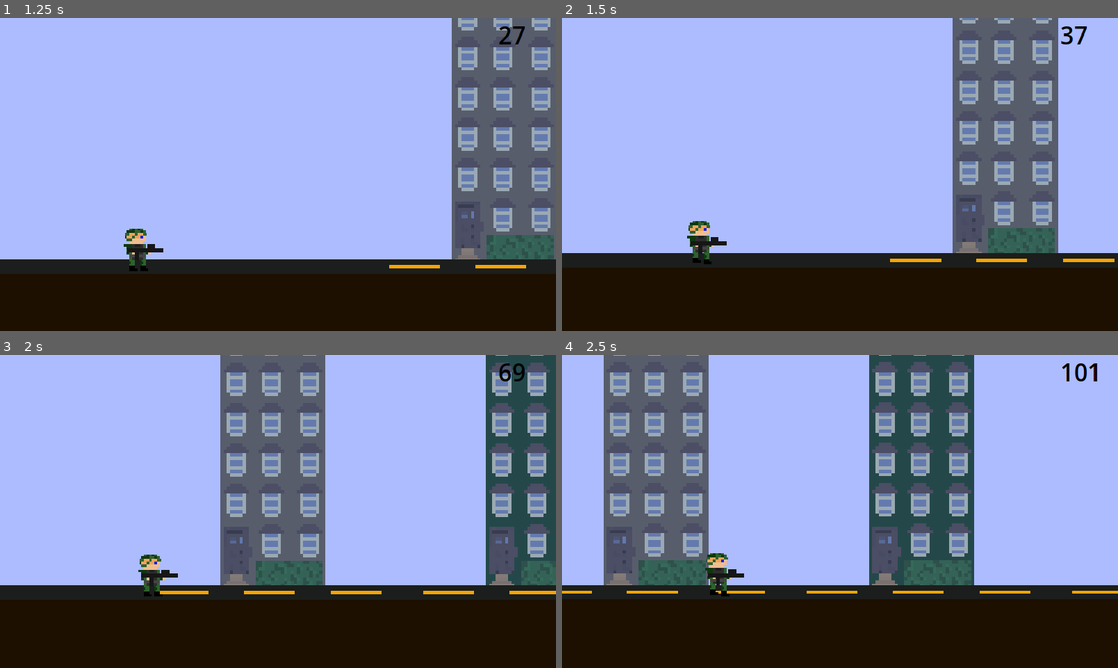
Above: before the commit, frames 1-4 (two rows, left to right).
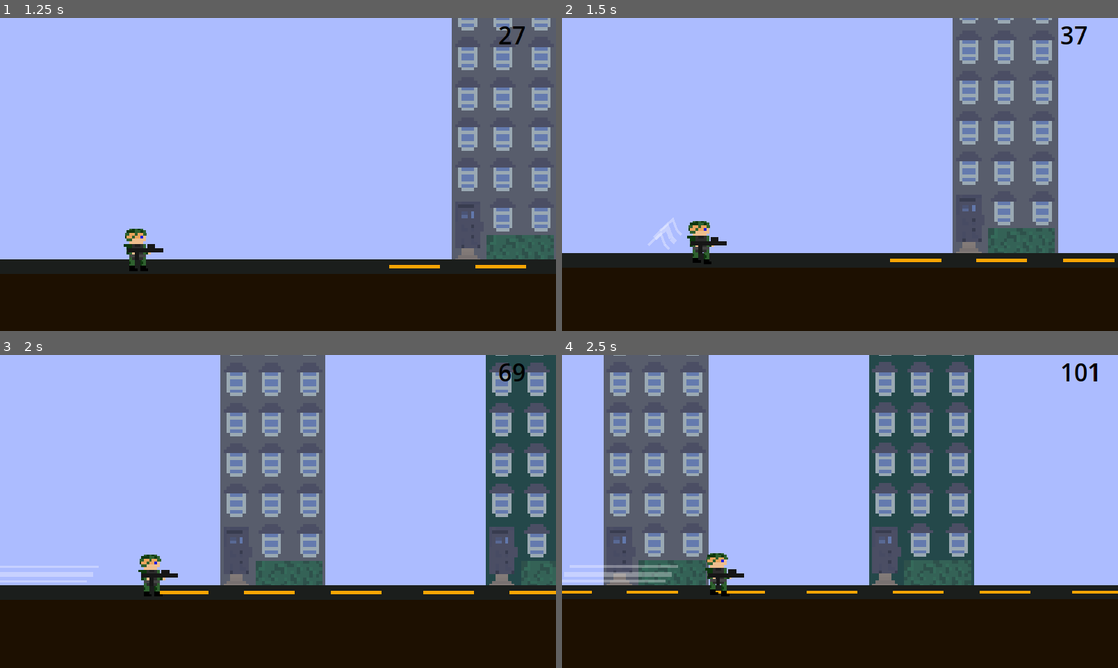
Above: after the commit, the same moments.

Repository: kir-55/Unstable
Game: Godot game, scene res://Scenes/menus/start_menu.tscn
The game is run twice, just before and just after one commit, with the same random seed, the same clock (stepped at 60 frames per second) and the same inputs.
Inputs (mouse positions are in pixels of both pictures, inside the frame that each line leads up to):
- Up to frame 1 (1.25 s): click "Play" at 0.5 s
- Up to frame 2 (1.5 s): move the mouse to (962, 158) at 1.27 s; hold Space (up) from 1.28 s (still down); tap S (bottom) at 1.35 s
- Up to frame 3 (2 s): keep holding Space (up); tap Shift (dash) at 1.55 s
- Up to frame 4 (2.5 s): keep holding Space (up); move the mouse to (728, 527) at 2.02 s; tap Shift (dash) at 2.1 s

Frame 1 is identical in both runs. In frame 2, 0.2% of the frame differs, in the area x 15-22%, y 63-74%; in frame 3, 0.5%; in frame 4, 0.6%, in the area x 0-21%, y 67-73%.

Commit message:
sexy dash effect added

Diff:
--- a/Scenes/player.tscn
+++ b/Scenes/player.tscn
@@ -8,6 +8,7 @@
 [ext_resource type="Texture2D" uid="uid://cxh42mcxdryb5" path="res://Textures/Player/stoi.png" id="6_stggv"]
 [ext_resource type="Texture2D" uid="uid://b53gkq67jnwww" path="res://Textures/Player/uniesionaprzzed1.png" id="7_hecih"]
 [ext_resource type="Texture2D" uid="uid://cspxs10ugo7o2" path="res://Textures/Player/prawieladuj1.png" id="8_bxbgp"]
+[ext_resource type="Script" path="res://Scripts/trail.gd" id="9_lardo"]
 
 [sub_resource type="RectangleShape2D" id="RectangleShape2D_uu4jv"]
 size = Vector2(21.4286, 54)
@@ -40,15 +41,15 @@
 "speed": 13.0
 }]
 
-[node name="Player" type="CharacterBody2D" node_paths=PackedStringArray("animated_sprite")]
+[node name="Player" type="CharacterBody2D" node_paths=PackedStringArray("animated_sprite", "trail")]
 z_index = 6
-position = Vector2(-185, 114)
 scale = Vector2(1.4, 1.4)
 script = ExtResource("1_fpcwa")
 MAX_JUMP_VEL = -1000.0
 STOP_DURATION = 0.6
 STOP_COOLDOWN = 1.5
 animated_sprite = NodePath("AnimatedSprite2D")
+trail = NodePath("Trail")
 
 [node name="CollisionShape2D" type="CollisionShape2D" parent="."]
 position = Vector2(1.42857, -0.714287)
@@ -75,4 +76,21 @@
 animation = &"jump"
 autoplay = "walk"
 
+[node name="Trail" type="Node" parent="." node_paths=PackedStringArray("trails")]
+script = ExtResource("9_lardo")
+trails = [NodePath("Trail"), NodePath("Trail2"), NodePath("Trail3")]
+
+[node name="Trail" type="Line2D" parent="Trail"]
+default_color = Color(1, 1, 1, 0.321569)
+
+[node name="Trail2" type="Line2D" parent="Trail"]
+position = Vector2(12, -16)
+width = 5.0
+default_color = Color(1, 1, 1, 0.321569)
+
+[node name="Trail3" type="Line2D" parent="Trail"]
+position = Vector2(-13, 14)
+width = 5.0
+default_color = Color(1, 1, 1, 0.321569)
+
 [connection signal="timeout" from="Weapon/Timer" to="Weapon" method="_on_timer_timeout"]
--- a/Scripts/Player.gd
+++ b/Scripts/Player.gd
@@ -19,6 +19,8 @@
 @export var score_label: Label
 @export var animated_sprite : AnimatedSprite2D
 
+@export var trail: Node
+
 # Variables
 @onready var gravity: float = ProjectSettings.get_setting("physics/2d/default_gravity")  # Sync gravity with project settings
 var direction: Vector2 = Vector2.ZERO  # Movement direction
@@ -34,6 +36,9 @@
 var stop_timer: float = 0.0
 var stop_cooldown_timer: float = 0.0
 
+var is_dropping = false
+var is_jumping
+
 func _ready():
 	start_x = global_position.x
 	if GlobalVariables.player_global_speed:
@@ -41,8 +46,10 @@
 
 func _physics_process(delta: float) -> void:
 	if GlobalVariables.game_is_on:
+
 		# Apply gravity if not on the floor
 		if not is_on_floor():
+
 			velocity.y += gravity * delta
 
 		# Handle movement input
@@ -57,6 +64,7 @@
 			stop_cooldown_timer = STOP_COOLDOWN
 		# Handle dashing
 		if is_dashing:
+			trail.process_points()
 			velocity.y = 0
 			dash_timer -= delta
 			if dash_timer <= 0:
@@ -68,6 +76,14 @@
 			if stop_timer <= 0:
 				is_stopping = false
 
+		if is_dropping:
+			trail.process_points()
+
+		if is_jumping:
+			trail.process_points()
+			if velocity.y > 0:
+				is_jumping = false
+
 		# Dash cooldown
 		if dash_cooldown_timer > 0:
 			dash_cooldown_timer -= delta
@@ -75,9 +91,13 @@
 		if stop_cooldown_timer > 0:
 			stop_cooldown_timer -= delta
 
+
 		# Handle jumping
 		if is_on_floor():
+			is_dropping = false
 			if Input.is_action_just_pressed("up"):
+				trail.remove_points()
+				is_jumping = true
 				velocity.y = JUMP_VELOCITY
 				if SPEED < MAX_SPEED:
 					SPEED += 20
@@ -86,7 +106,7 @@
 					JUMP_VELOCITY -= 5
 
 		# Handle dropping down
-		if Input.is_action_just_pressed("bottom"):
+		if Input.is_action_just_pressed("bottom") and not is_on_floor():
 			drop_through()
 
 		# Set horizontal movement speed
@@ -109,6 +129,7 @@
 		animated_sprite.stop()
 
 func start_dash() -> void:
+	trail.remove_points()
 	scale.y = scale.y/2
 	# Start the dash by increasing the speed and setting timers
 	is_stopping = false
@@ -126,6 +147,7 @@
 	SPEED = original_speed
 
 func drop_through() -> void:
+	is_dropping = true
 	# Temporarily disable collision to allow dropping through platforms
 	print("works")
 	if is_dashing:
--- a/Scripts/old_player/bullet.gd
+++ b/Scripts/old_player/bullet.gd
@@ -3,9 +3,13 @@
 @export var speed: float = 600.0        # Bullet movement speed
 var velocity: Vector2 = Vector2.ZERO   # Bullet velocity
 
+
 func _process(delta: float) -> void:
+
 	# Move the bullet based on velocity
-	position += velocity * delta
+	if GlobalVariables.game_is_on:
+		position += velocity * delta
+
 
 func set_velocity(direction: Vector2) -> void:
 	# Set the bullet's velocity in a specific direction
@@ -16,7 +20,7 @@
 		body.get_parent().get_node("HealthSystem").take_damage(40)
 	queue_free()  # Destroy the bullet upon collision
 
-	 # Example: Apply 10 damage
+	 # Example: Apply 10 damages
 
 
 func _on_body_entered(body):
--- a/Scripts/old_player/bullet.tscn
+++ b/Scripts/old_player/bullet.tscn
@@ -4,7 +4,8 @@
 [ext_resource type="AudioStream" uid="uid://b2mm6fhdu7v5v" path="res://Music/strzal.mp3" id="2_ijheg"]
 
 [sub_resource type="Gradient" id="Gradient_3w352"]
-colors = PackedColorArray(0.799562, 0.462021, 0.0898499, 1, 1, 1, 1, 1)
+offsets = PackedFloat32Array(0)
+colors = PackedColorArray(0.976471, 0.552941, 0.0196078, 1)
 
 [sub_resource type="GradientTexture2D" id="GradientTexture2D_its3e"]
 gradient = SubResource("Gradient_3w352")
@@ -21,6 +22,16 @@
 collision_mask = 2
 script = ExtResource("1_tu75s")
 speed = 2000.0
+
+[node name="CPUParticles2D" type="CPUParticles2D" parent="."]
+lifetime = 0.1
+emission_shape = 1
+emission_sphere_radius = 1.0
+gravity = Vector2(0, 2)
+angular_velocity_min = -103.65
+angular_velocity_max = 167.06
+scale_amount_max = 7.0
+color = Color(0.624211, 0.433471, 0, 1)
 
 [node name="Sprite2D" type="Sprite2D" parent="."]
 texture = SubResource("GradientTexture2D_its3e")
--- /dev/null
+++ b/Scripts/trail.gd
@@ -0,0 +1,28 @@
+extends Node
+
+@export var trails: Array[Line2D]
+
+@export var max_number_of_points: int = 60
+
+var player_old_positon: Vector2
+@onready var player: Node2D = get_parent()
+
+
+func _ready():
+	player_old_positon = player.global_position
+
+
+
+func process_points():
+
+	for trail in trails:
+		trail.add_point(player.global_position)
+	print("point spawned")
+
+	for trail in trails:
+		if trail.points.size() > max_number_of_points:
+			trail.remove_point(0)
+
+func remove_points():
+	for trail in trails:
+		trail.clear_points()
Not shown: 1 places in Scenes/age_travel_machine.tscn that only renumber resources
Not shown: 1 places in Scenes/player.tscn that only renumber resources
Binary file changed: textures/Baners/future_baner.png
Not shown, changed: textures/Baners/future_baner.png.import
